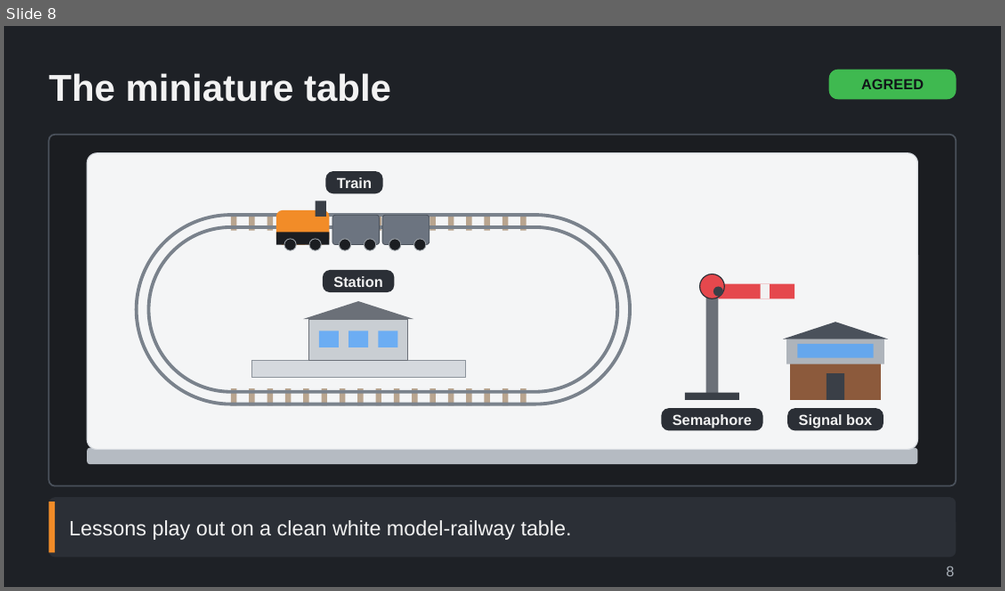
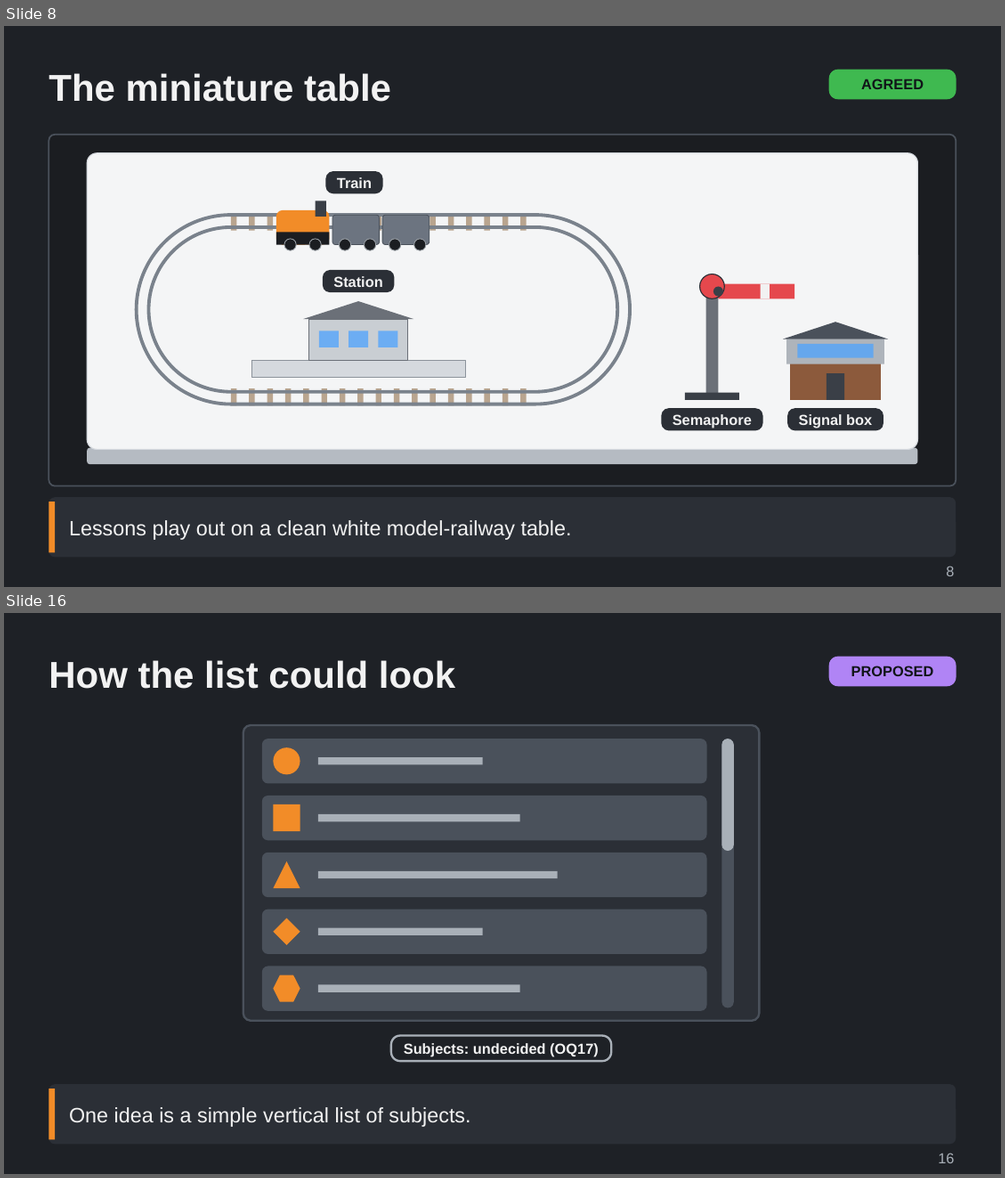
Before and after one commit to Tarenkookoo/Satisfactory---Early-Locomotion, a slide deck: Reporting/Claude Presents/Deck6_Assistant/Railway_Guide_Lessons_and_Build_Menu_Explained.pptx. Shown one above the other, each under a label of ours: slide 8 before the commit, slides 8 and 16 after it; the slides between them are not shown. The pictures are 1005x591 and 1005x1178 pixels, drawn with LibreOffice and Linux fonts; fonts in the diff are those of the drawing. Boxes give left, top, right and bottom in pixels: in the first picture for what was removed or moved away, otherwise in the second. Text is boxed around its words. In the diff, an @@ line names an element or a change of style, - is before the commit and + after.

```diff
--- a/Reporting/Claude Presents/Deck6_Assistant/Railway_Guide_Lessons_and_Build_Menu_Explained.pptx
+++ b/Reporting/Claude Presents/Deck6_Assistant/Railway_Guide_Lessons_and_Build_Menu_Explained.pptx
@@ slide 16 added at box(4, 613, 1001, 1174), background #1E2126 @@
@@ title added at box(48, 660, 455, 689), 36 pt, text #F2F2F2, bold @@
+How the list could look
@@ rounded rectangle added at box(829, 657, 956, 686), fill #B084F5, 14 pt, text #101418, bold @@
+PROPOSED
@@ group added at box(243, 725, 760, 1021): 8 rounded rectangles, 6 rectangles, 1 ellipse, 1 triangle, 1 diamond, 1 hexagon @@
@@ rounded rectangle added at box(391, 1036, 611, 1061), outline #A9B0B8 2 pt, 14 pt, text #F2F2F2, bold @@
+Subjects: undecided (OQ17)
@@ rounded rectangle added at box(48, 1084, 956, 1144), fill #2B2F36 @@
@@ rectangle added at box(48, 1088, 55, 1140), fill #F28C28 @@
@@ text added at box(69, 1107, 470, 1127), 20 pt, text #F2F2F2 @@
+One idea is a simple vertical list of subjects.
@@ text added at box(938, 1152, 954, 1163), 14 pt, text #A9B0B8 @@
+16
```
Also in this commit, not shown: 7 other slides added, 1 other file.
